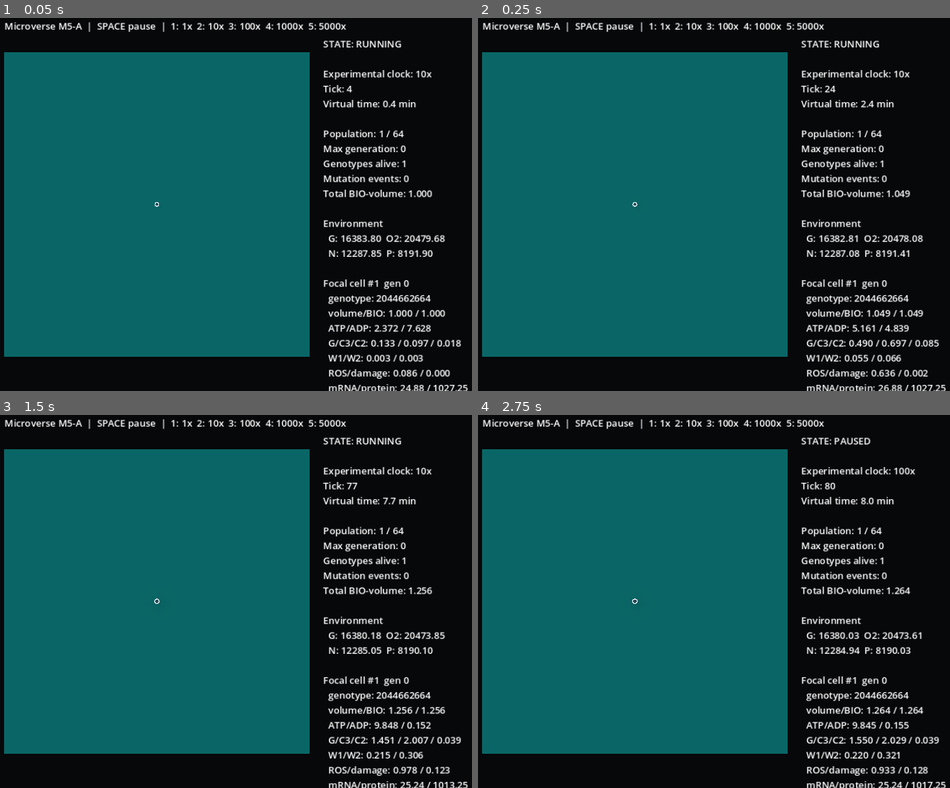
Above: before the commit, frames 1-4 (two rows, left to right).
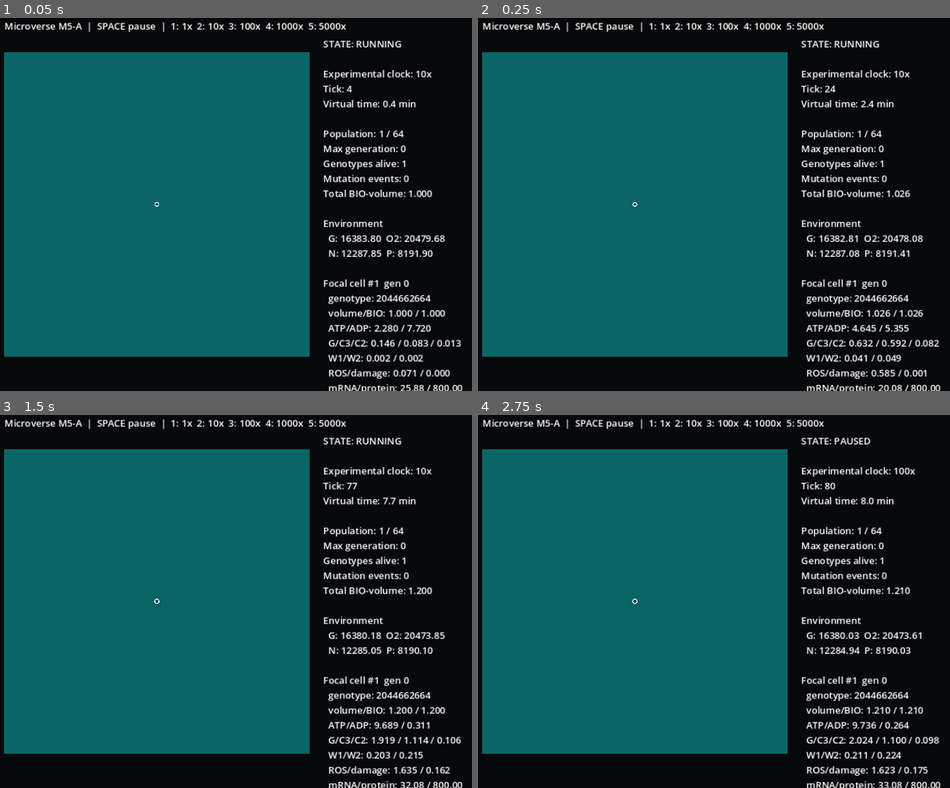
Above: after the commit, the same moments.

Repository: Feynman26/Microverse
Game: Godot game, scene res://src/ui/main.tscn
Same seed, same stepped clock (60 frames per second), same inputs: the game is played once before the commit and once after it.
Inputs:
- Up to frame 1 (0.05 s): no input
- Up to frame 2 (0.25 s): no input
- Up to frame 3 (1.5 s): tap Enter at 0.5 s; tap 1 at 0.6 s; tap Space at 0.77, 1.25 s; tap 2 at 1.35 s
- Up to frame 4 (2.75 s): tap Space at 1.52 s; tap Enter at 2 s; tap 3 at 2.1 s

The runs differ from the first frame. In frame 1, 0.3% of the frame differs, in the area x 80-100%, y 82-100%; in frame 2, 0.5%; in frame 3, 0.6%, in the area x 32-100%, y 46-100%; in frame 4, 0.6%.

Commit message:
feat: enforce generic proteome allocation constraint

Diff:
--- a/src/biology/cell_state.gd
+++ b/src/biology/cell_state.gd
@@ -42,6 +42,11 @@
 	assert(genome != null, "Genome must exist before molecular initialization")
 	metabolites = MetabolicSolverScript.create_initial_pools(volume, config)
 	expression_state = ExpressionSystemScript.create_equilibrium_state(genome, config)
+	# The equilibrium constructor predates the finite M5-C proteome budget and
+	# expresses every locus independently. Normalize the initial condition into
+	# the physically admissible proteome without recycling: initialization is a
+	# state construction, not a biochemical degradation event.
+	_enforce_proteome_budget(config, false)
 	last_fluxes = {}
 	last_expression_summary = {}
 	_sync_volume_from_biomass(config)
@@ -62,6 +67,12 @@
 
 func total_protein() -> float:
 	return ExpressionSystemScript.total_protein(expression_state)
+
+func proteome_capacity(config) -> float:
+	return float(config.proteome_capacity_reference_units) * float(config.expression_reference_protein_count)
+
+func proteome_utilization(config) -> float:
+	return total_protein() / maxf(1e-12, proteome_capacity(config))
 
 func transport_requests(dt: float, world, config) -> Dictionary:
 	if not alive:
@@ -103,12 +114,50 @@
 	# ATP/material and changes the proteome; metabolism then reads that realized
 	# proteome. No promoter value enters catalytic flux directly.
 	last_expression_summary = ExpressionSystemScript.step(expression_state, genome, metabolites, dt, rng, config)
+	var proteome_summary: Dictionary = _enforce_proteome_budget(config, true)
+	for key in proteome_summary.keys():
+		last_expression_summary[key] = proteome_summary[key]
 	last_fluxes = MetabolicSolverScript.step(metabolites, genome, expression_state, reactions, dt, volume, config)
 	_sync_volume_from_biomass(config)
 	_pay_maintenance(dt, config)
 	_update_damage_and_repair(dt, config)
 	_check_viability(config)
 	_assert_state(config)
+
+# Generic finite proteome constraint. All realized protein cohorts compete for
+# the same physical budget; no locus, sequence or biological function is given
+# priority. If stochastic expression overshoots the budget, every cohort is
+# scaled by the same factor. Removed protein returns only its modeled amino-acid
+# material. ATP spent to synthesize it remains spent, so unnecessary expression
+# carries an energetic opportunity cost instead of being free.
+func _enforce_proteome_budget(config, recycle_excess: bool) -> Dictionary:
+	var capacity: float = proteome_capacity(config)
+	var before: float = total_protein()
+	var scale: float = 1.0
+	var removed: float = 0.0
+	if before > capacity and before > 0.0:
+		scale = capacity / before
+		var loci: Array = expression_state.keys()
+		loci.sort()
+		for locus_variant in loci:
+			var locus_id: int = int(locus_variant)
+			var cohorts: Dictionary = expression_state[locus_id]["protein"]
+			var signatures: Array = cohorts.keys()
+			signatures.sort()
+			for signature_variant in signatures:
+				var old_amount: float = maxf(0.0, float(cohorts[signature_variant]))
+				var new_amount: float = old_amount * scale
+				cohorts[signature_variant] = new_amount
+				removed += old_amount - new_amount
+	if recycle_excess and removed > 0.0:
+		metabolites["AA"] = float(metabolites.get("AA", 0.0)) + removed * float(config.translation_aa_cost_per_event)
+	return {
+		"proteome_capacity": capacity,
+		"proteome_before_constraint": before,
+		"proteome_removed": removed,
+		"proteome_scale": scale,
+		"proteome_utilization": total_protein() / maxf(1e-12, capacity)
+	}
 
 func _pay_maintenance(dt: float, config) -> void:
 	var required: float = float(config.maintenance_atp_rate_per_volume) * volume * dt
@@ -202,6 +251,7 @@
 	if genome != null:
 		genome.validate()
 	assert(total_mrna() >= -1e-10 and total_protein() >= -1e-10)
+	assert(total_protein() <= proteome_capacity(config) + 1e-8)
 
 func checksum() -> float:
 	var result: float = (
